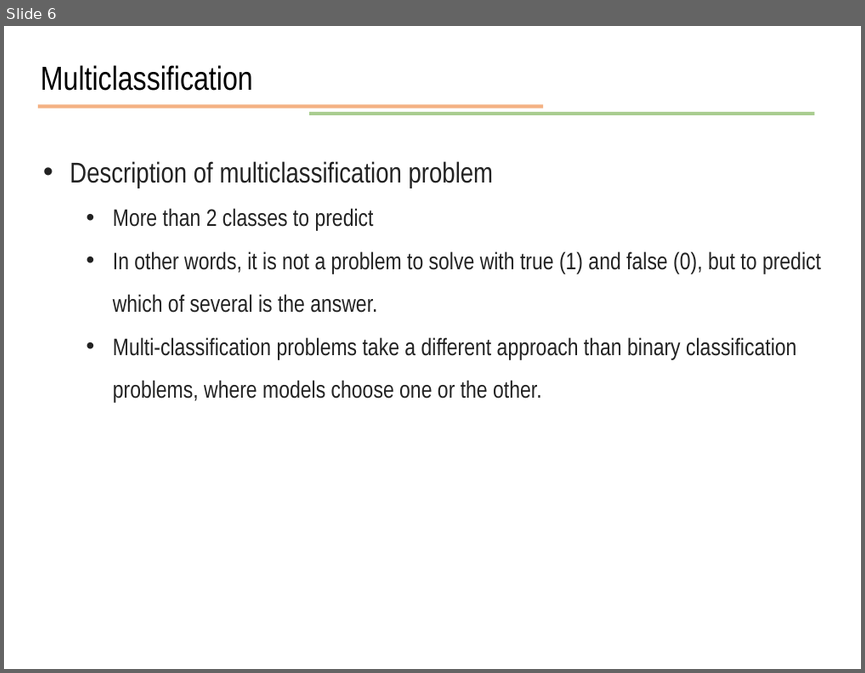
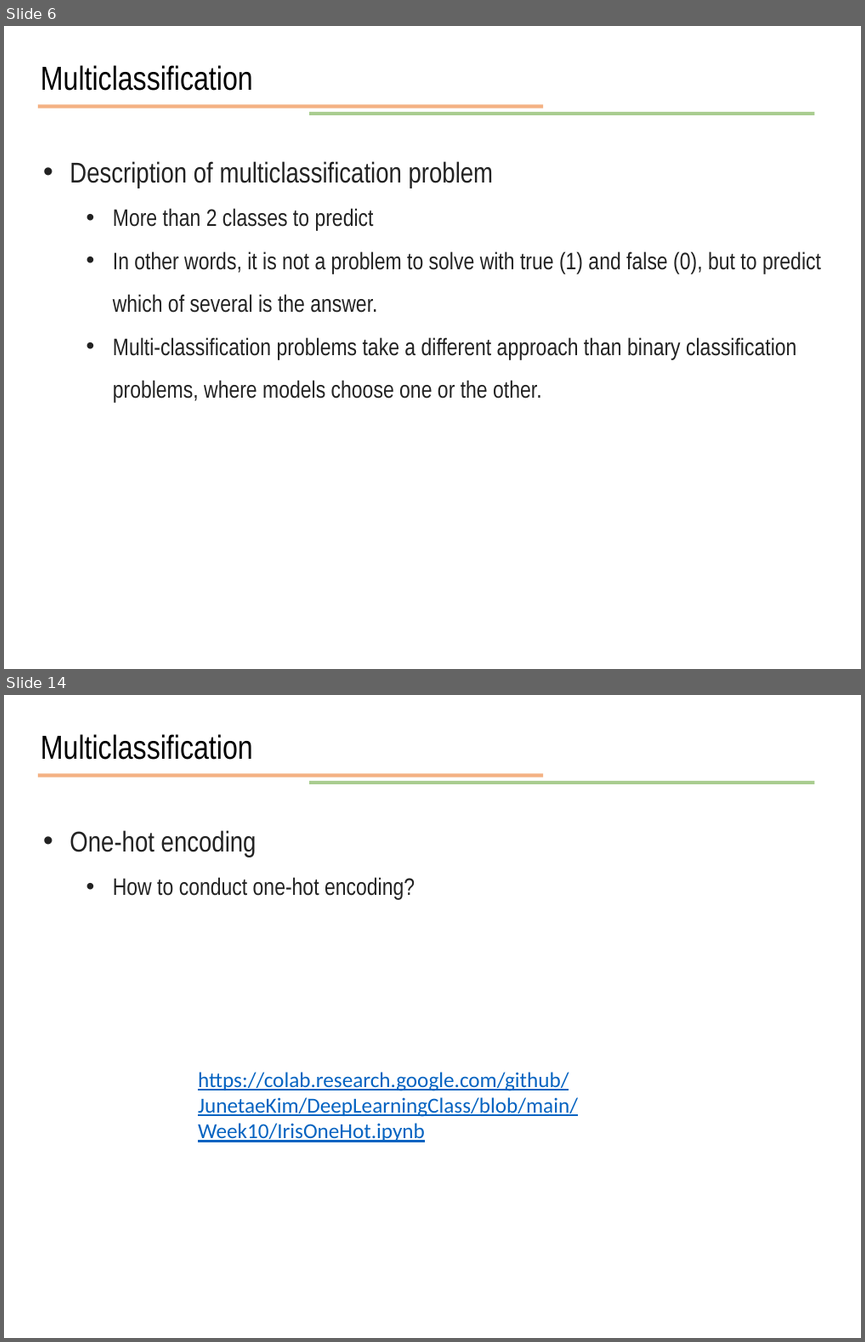
Before and after one commit to JunetaeKim/DeepLearningClass, a slide deck: Week10/week10 Introduction to tensorflow.pptx. Shown one above the other, each under a label of ours: slide 6 before the commit, slides 6 and 14 after it; the slides between them are not shown. The pictures are 865x673 and 865x1342 pixels, drawn with LibreOffice and Linux fonts; fonts in the diff are those of the drawing. Boxes give left, top, right and bottom in pixels: in the first picture for what was removed or moved away, otherwise in the second. Text is boxed around its words. In the diff, an @@ line names an element or a change of style, - is before the commit and + after.

```diff
--- a/Week10/week10 Introduction to tensorflow.pptx
+++ b/Week10/week10 Introduction to tensorflow.pptx
@@ slide 14 added at (4,695,861,1338), background #FFFFFF @@
@@ text added at (41,734,253,760), 28 pt, text #000000 @@
+Multiclassification
@@ line added from (38, 776) to (543, 776), #ED7D31 3 pt @@
@@ line added from (309, 783) to (815, 783), #70AD47 3 pt @@
@@ text added at (69,830,415,900), 20 pt, text #222222 @@
+• One-hot encoding
+  • How to conduct one-hot encoding?
@@ text added at (198,1072,578,1142), 18 pt, text #0563C1, underline @@
+https://colab.research.google.com/github/JunetaeKim/DeepLearningClass/blob/main/Week10/IrisOneHot.ipynb
```
Also in this commit, not shown: 1 slide changed, 16 other slides added, 3 other files.
